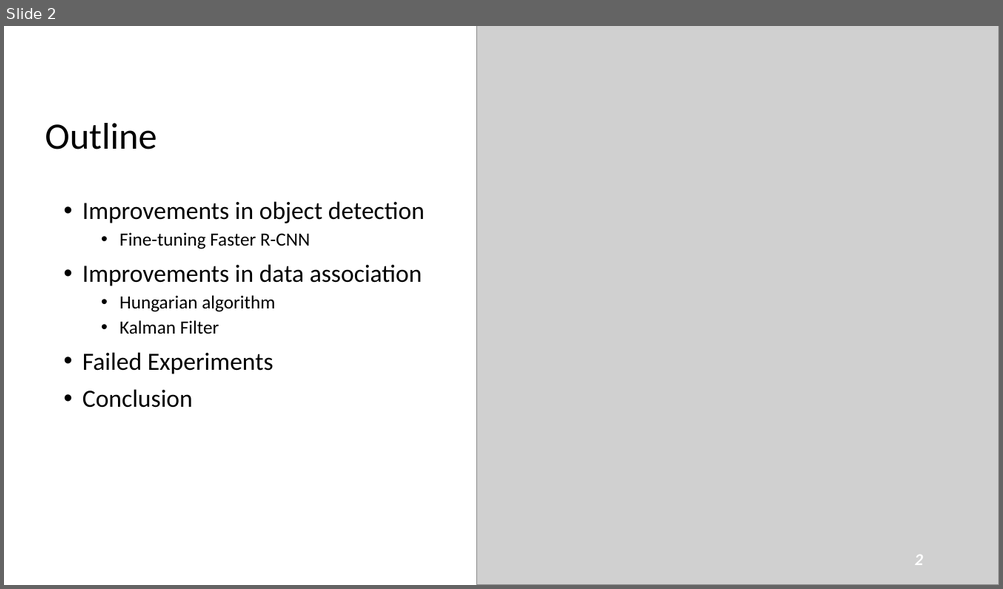
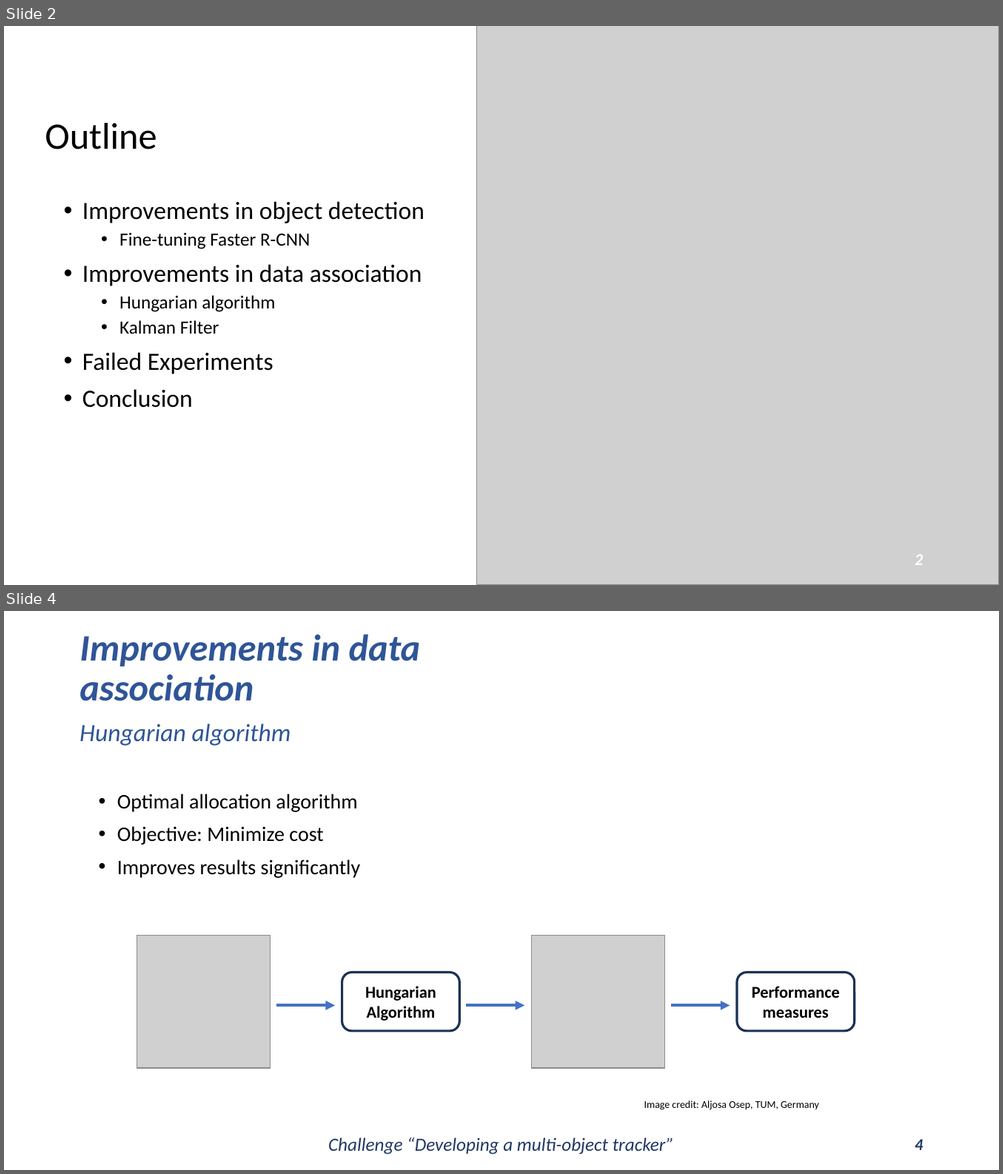
Before and after one commit to Javimh18/DL4VSP, a slide deck: dlvsp_challenge_material/challenge.pptx. Shown one above the other, each under a label of ours: slide 2 before the commit, slides 2 and 4 after it; the slides between them are not shown. The pictures are 1003x589 and 1003x1174 pixels, drawn with LibreOffice and Linux fonts; fonts in the diff are those of the drawing; grey boxes stand for pictures. Boxes give left, top, right and bottom in pixels: in the first picture for what was removed or moved away, otherwise in the second. Text is boxed around its words. In the diff, an @@ line names an element or a change of style, - is before the commit and + after.

```diff
--- a/dlvsp_challenge_material/challenge.pptx
+++ b/dlvsp_challenge_material/challenge.pptx
@@ slide 4 added at [4, 611, 999, 1170], background #FFFFFF @@
@@ title added at [79, 634, 421, 701], 36 pt, text #2F5597, bold, italic @@
+Improvements in data association
@@ text added at [79, 723, 291, 746], 24 pt, text #2F5597, italic @@
+Hungarian algorithm
@@ subtitle added at [117, 794, 361, 878], 20 pt, text #000000 @@
+• Optimal allocation algorithm
+• Objective: Minimize cost
+• Improves results significantly
@@ picture added at [136, 936, 270, 1068] @@
@@ picture added at [532, 936, 664, 1068] @@
@@ rounded rectangle added at [342, 973, 459, 1032], outline #1E3256 2.25 pt @@
@@ text added at [365, 986, 436, 1021], 16 pt, text #000000, bold @@
+Hungarian Algorithm
@@ rounded rectangle added at [737, 973, 854, 1032], outline #1E3256 2.25 pt @@
@@ text added at [751, 986, 839, 1018], 16 pt, text #000000, bold @@
+Performance measures
@@ arrow added from (276, 1005) to (336, 1005), #4472C4 3 pt @@
@@ arrow added from (466, 1005) to (525, 1005), #4472C4 3 pt @@
@@ arrow added from (671, 1005) to (730, 1005), #4472C4 3 pt @@
@@ text added at [644, 1101, 819, 1111], 10 pt, text #000000 @@
+Image credit: Aljosa Osep, TUM, Germany
@@ text added at [328, 1138, 674, 1155], 18 pt, text #203864, italic @@
+Challenge “Developing a multi-object tracker”
@@ page number added at [914, 1139, 922, 1150], 16 pt, text #203864, bold, italic @@
+4
```
Also in this commit, not shown: 6 slides changed, 4 other slides added.
